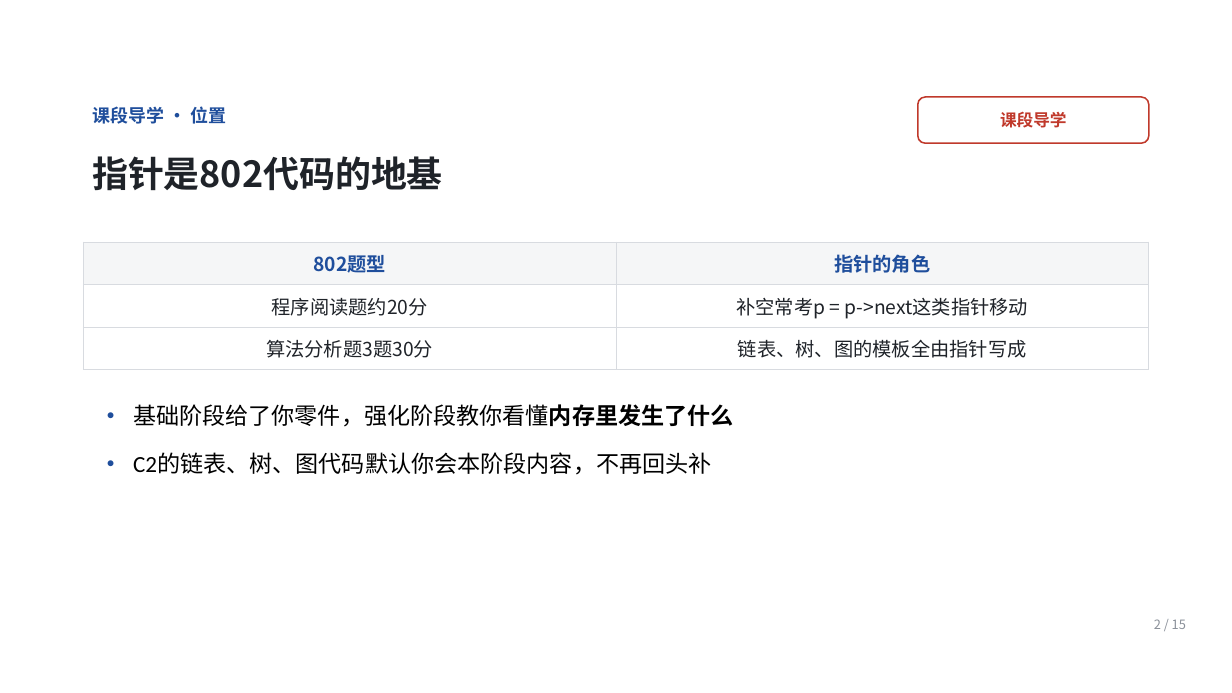
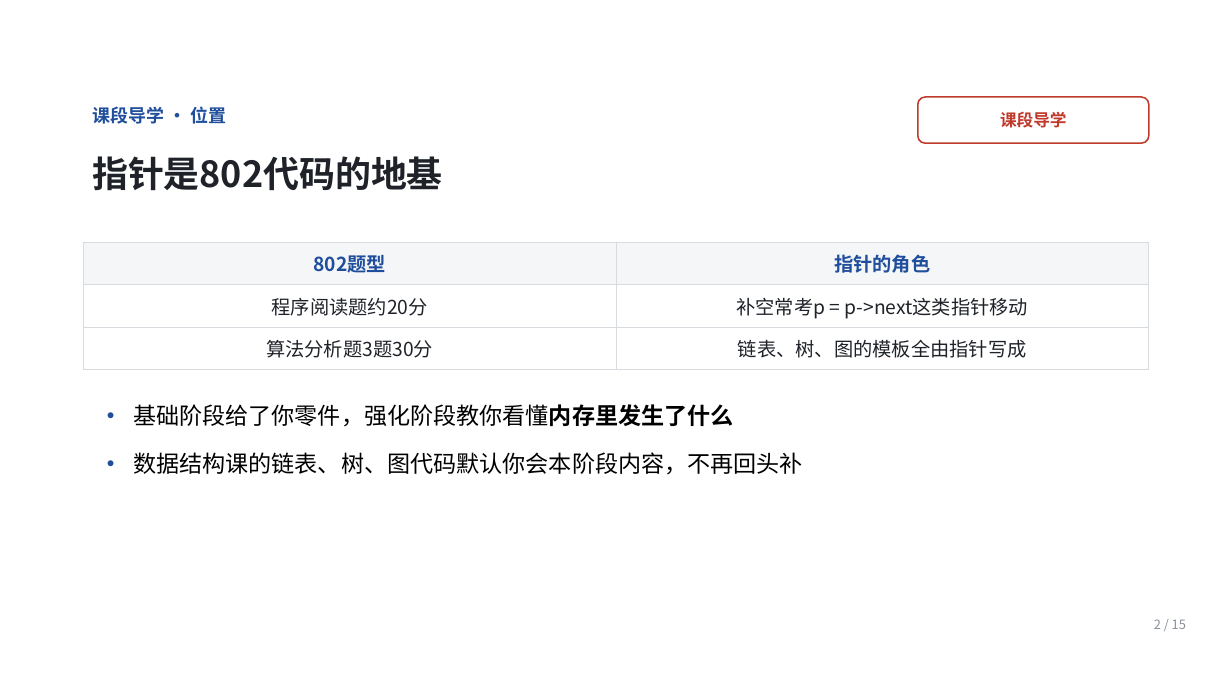
Before and after one commit to Ctrl1CandV/SpecialtyCourses, a slide deck: slide 2 of 课件/C1/C1-B-01/C1-B-01.pptx. Drawn at 1232x693 pixels with LibreOffice and Linux fonts; fonts in the diff are those of the drawing; background and template pictures are left out. Boxes give left, top, right and bottom in pixels: in the first picture for what was removed or moved away, otherwise in the second. Text is boxed around its words. In the diff, an @@ line names an element or a change of style, - is before the commit and + after.

Commit message:
08.21 初步完成第二阶段课程

```diff
--- a/课件/C1/C1-B-01/C1-B-01.pptx
+++ b/课件/C1/C1-B-01/C1-B-01.pptx
@@ text at [133, 452, 803, 475]: text changed @@
-• C2的链表、树、图代码默认你会本阶段内容，不再回头补
+• 数据结构课的链表、树、图代码默认你会本阶段内容，不再回头补
```
Also in this commit, not shown: 9 other slides changed, 4 slides added, 4 slides removed, 29 other files.
